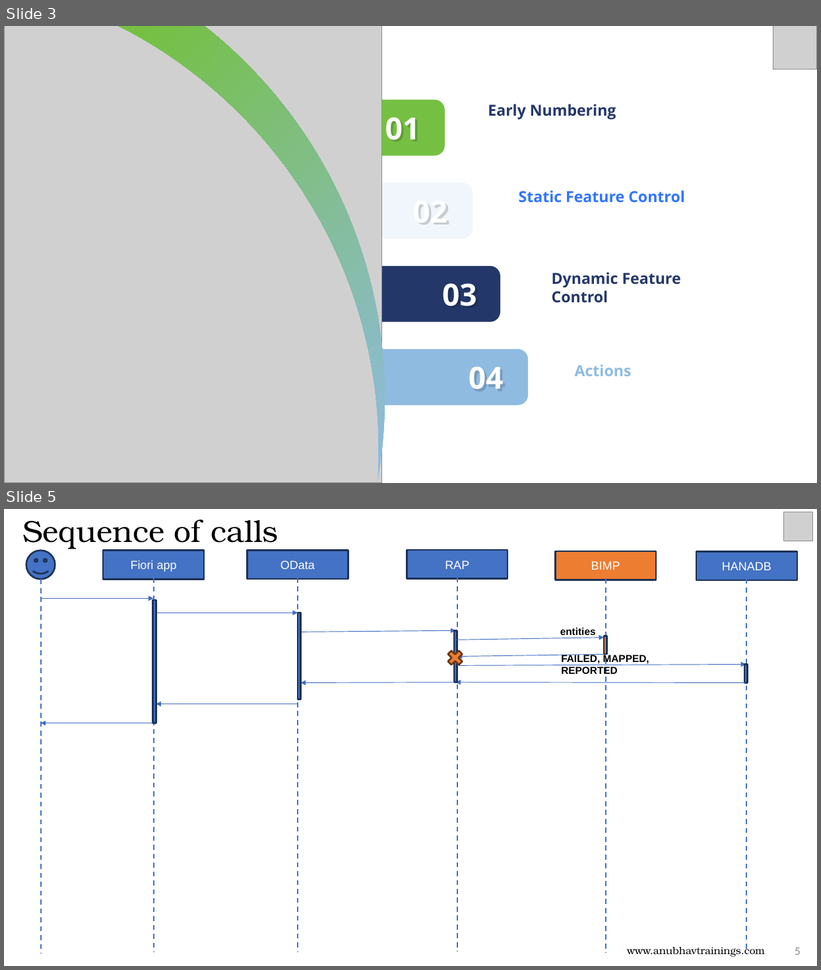
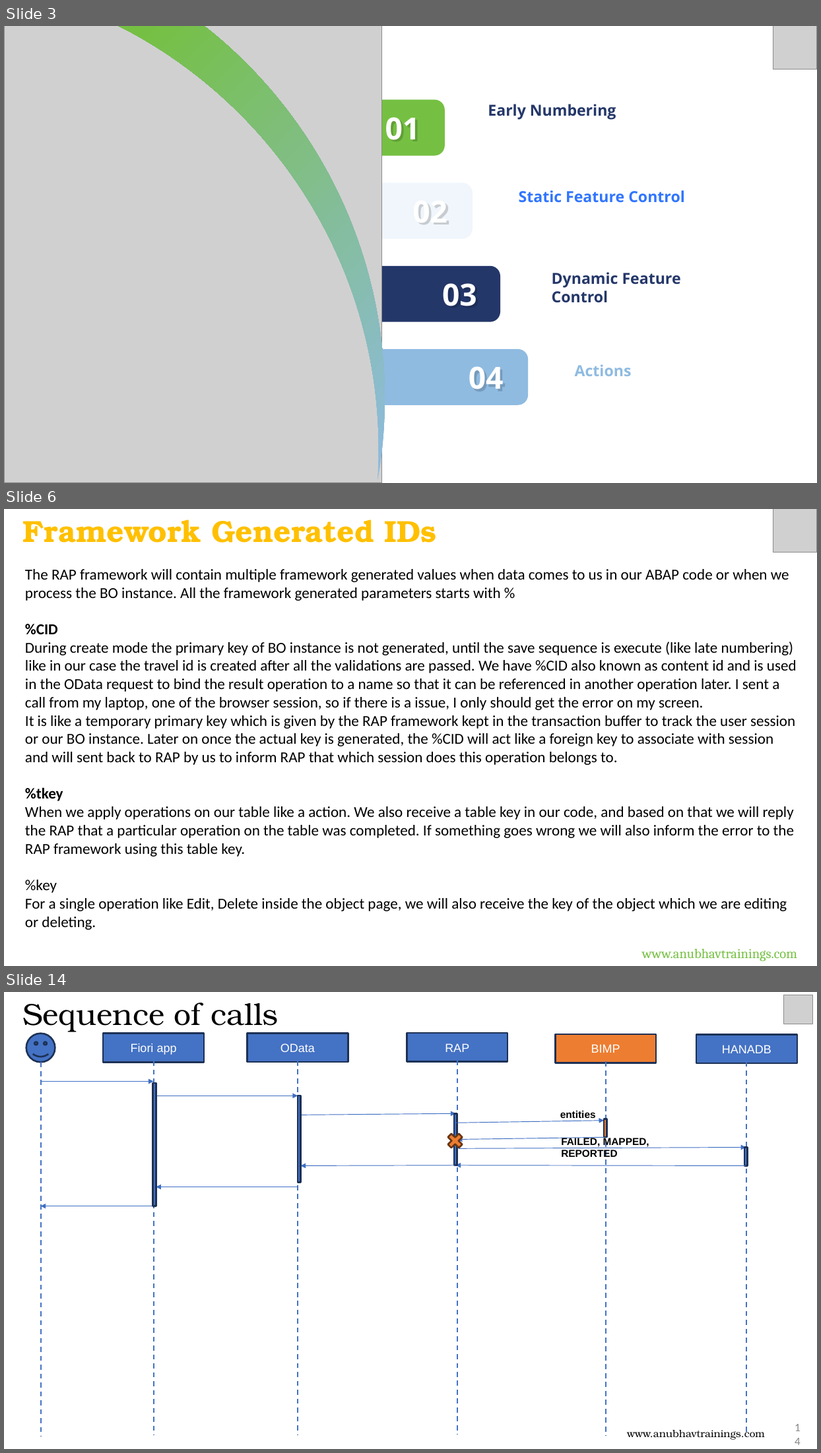
Before and after one commit to soyuztechnologies/RAP_Training_Applied_Materials, a slide deck: Day 8/DAY-8.pptx. Shown one above the other, each under a label of ours: slides 3 and 5 before the commit, slides 3, 6 and 14 after it; the slides between them are not shown. The pictures are 821x970 and 821x1453 pixels, drawn with LibreOffice and Linux fonts; fonts in the diff are those of the drawing; grey boxes stand for pictures. Boxes give left, top, right and bottom in pixels: in the first picture for what was removed or moved away, otherwise in the second. Text is boxed around its words. In the diff, an @@ line names an element or a change of style, - is before the commit and + after.

```diff
--- a/Day 8/DAY-8.pptx
+++ b/Day 8/DAY-8.pptx
@@ slide 6 added at [4,509,817,966], background #FFFFFF @@
@@ text added at [23,520,437,543], 36 pt, text #FFC000, bold @@
+Framework Generated IDs
@@ picture added at [773,509,817,553] @@
@@ text added at [25,569,797,930], 18 pt, text #000000 @@
+The RAP framework will contain multiple framework generated values when data comes to us in our ABAP code or when we process the BO instance. All the framework generated parameters starts with %
+%CID
+During create mode the primary key of BO instance is not generated, until the save sequence is execute (like late numbering) like in our case the travel id is created after all the validations are passed. We have %CID also known as content id and is used in the OData request to bind the result operation to a name so that it can be referenced in another operation later. I sent a call from my laptop, one of the browser session, so if there is a issue, I only should get the error on my screen.
+It is like a temporary primary key which is given by the RAP framework kept in the transaction buffer to track the user session or our BO instance. Later on once the actual key is generated, the %CID will act like a foreign key to associate with session and will sent back to RAP by us to inform RAP that which session does this operation belongs to.
+%tkey
+When we apply operations on our table like a action. We also receive a table key in our code, and based on that we will reply the RAP that a particular operation on the table was completed. If something goes wrong we will also inform the error to the RAP framework using this table key.
+%key
+For a single operation like Edit, Delete inside the object page, we will also receive the key of the object which we are editing or deleting.
@@ text added at [642,949,797,962], 16 pt, text #75C042 @@
+www.anubhavtrainings.com
@@ what was slide 5 is now slide 14 @@
@@ page number at [795,1431,801,1438]: text changed @@
-5
+14
```
Also in this commit, not shown: 1 slide changed, 9 other slides added, 10 other files.
